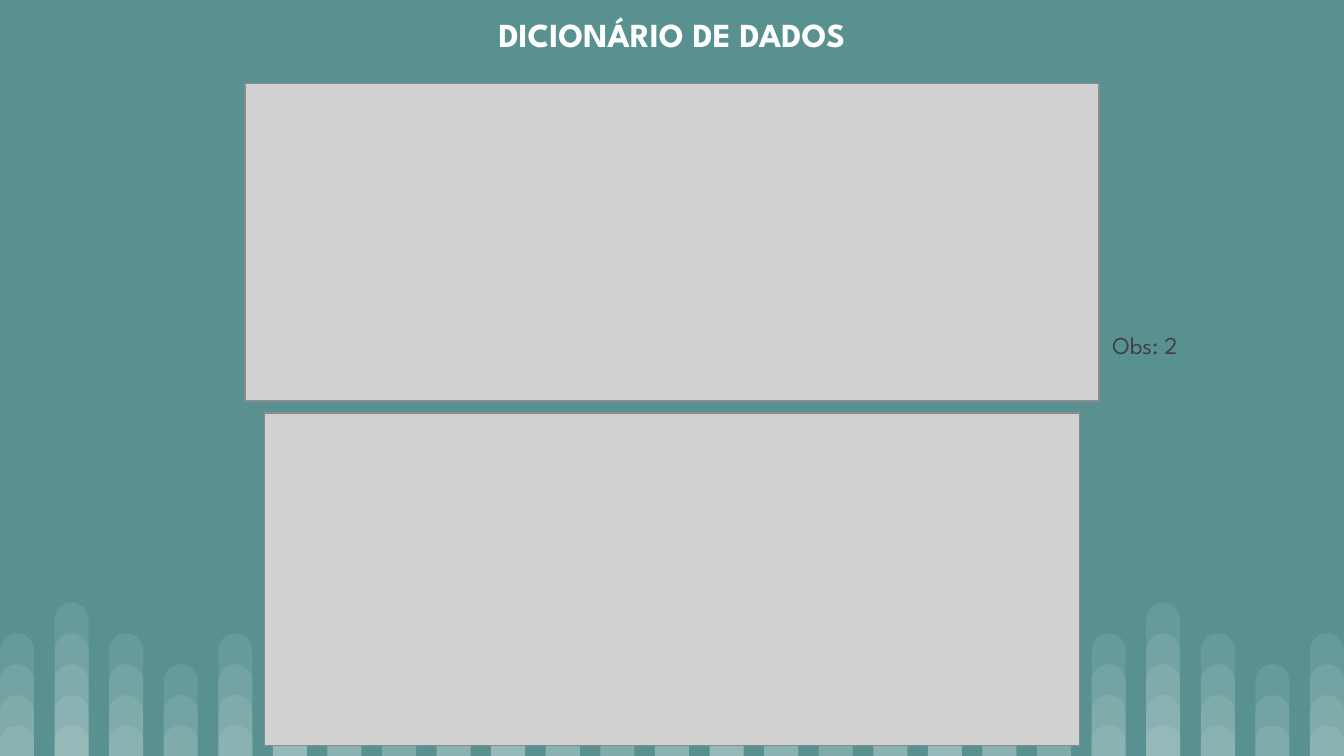
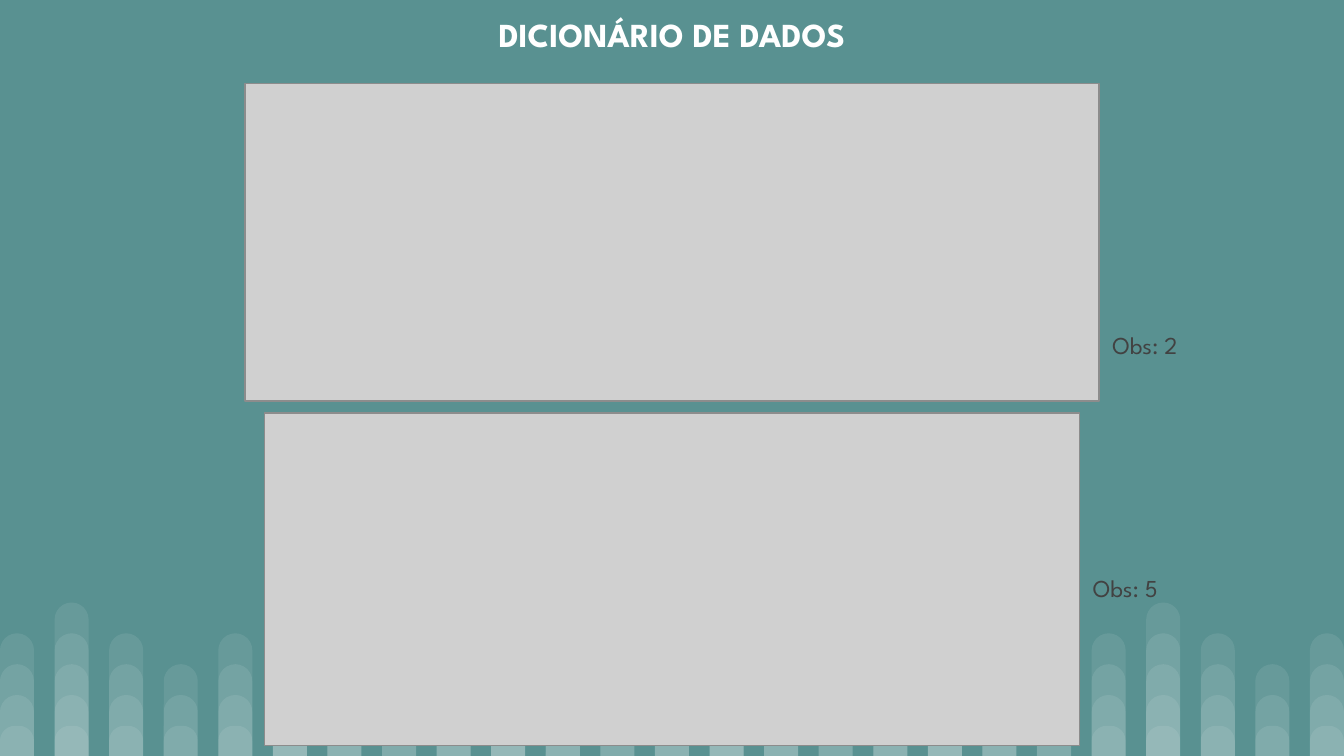
Before and after one commit to Neitsz/Projeto-de-Banco-de-Dados, a slide deck: slide 4 of Slide Revisado 06-06-2024.pptx. Drawn at 1344x756 pixels with LibreOffice and Linux fonts; fonts in the diff are those of the drawing; grey boxes stand for pictures. Boxes give left, top, right and bottom in pixels: in the first picture for what was removed or moved away, otherwise in the second. Text is boxed around its words. In the diff, an @@ line names an element or a change of style, - is before the commit and + after.

```diff
--- a/Slide Revisado 06-06-2024.pptx
+++ b/Slide Revisado 06-06-2024.pptx
@@ text added at (x1=1093, y1=580, x2=1158, y2=597), 13 pt, text #424242 @@
+Obs: 5
```
Also in this commit, not shown: 1 other slide changed, 2 slides added, 2 slides removed.
